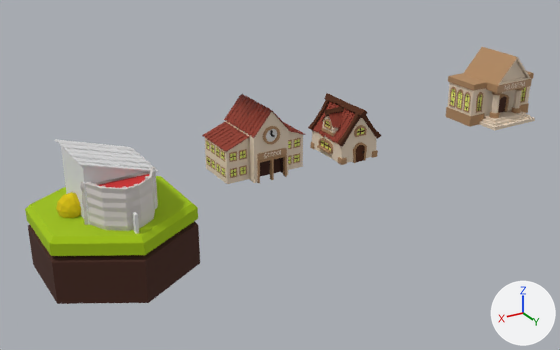
A saved change to the FBX model Assets/3D_assets/Batiments/Farm.fbx.
The view is the same before and after, from a 50 mm lens placed at (2.52, 8.01, 4.26), pointed at (-2.38, -0.15, 0.18). The axes (+X, +Y, +Z) are drawn at lower right. The lights are the same throughout. Where no turn or scale is listed for an object, it has been applied to the vertices.

Before the edit, the objects in view are built like this:
```python
ob_cube = bpy.data.objects.new('Cube', me_cube_015)
ob_cube.location = (-6.056, 0.0, 0.4)
ob_cube_001 = bpy.data.objects.new('Cube.001', me_cube_001)
ob_cube_001.location = (0.0, 0.0, 0.615)
ob_cube_002 = bpy.data.objects.new('Cube.002', me_cube_007)
ob_cube_002.location = (-0.001, 0.0, 1.013)
ob_ferme = bpy.data.objects.new('Ferme', me_cube_002)
ob_ferme.location = (0.0, 0.0, 0.4)
ob_house = bpy.data.objects.new('House', me_cube_006)
ob_house.location = (-3.304, 0.0, 0.4)
ob_plaine = bpy.data.objects.new('Plaine', me_cylinder)
ob_plaine.location = (0.0, 0.0, 0.4)
ob_school = bpy.data.objects.new('School', me_cube_021)
ob_school.location = (-1.961, 0.0, 0.4)
ob_échelle_de_perso = bpy.data.objects.new('échelle de perso', me_cube)
ob_échelle_de_perso.location = (0.014, 0.837, 0.477)
```
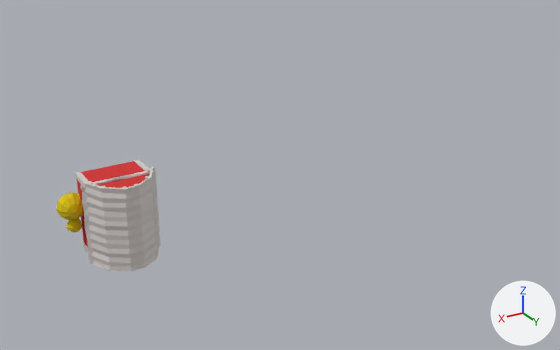
Commit message: Fixed farm+museum

Pixel boxes (x1, y1, x2, y2) of what changed, in the pictures (560 x 350 px):
'Plaine', deleted: before (25, 176, 200, 304)
    faces in mat_under_tile (brown #46261b): (28, 221, 200, 304)
    faces in mat_grass_plaine (green #a1c406): (25, 176, 198, 256)
'School', deleted: before (202, 94, 306, 184)
    faces in mat_home_wall (beige #e7d4be): (205, 112, 303, 184)
    faces in mat_home_roof (red #8f3d2e): (202, 94, 306, 152)
    faces in mat_home_brick (brown #b28a63): (206, 126, 301, 183)
    faces in mat_window (yellow #e1e770): (206, 139, 300, 177)
    faces in mat_under_tile (brown #46261b): (260, 158, 283, 176)
'Cube', deleted (brown): before (446, 47, 535, 131)
    faces in mat_home_brick (brown #b28a63): (446, 47, 534, 127)
    faces in mat_home_wall (beige #e7d4be): (447, 57, 535, 131)
    faces in mat_material (picture img_museum_png): (497, 79, 532, 93)
    faces in mat_window (yellow #e1e770): (451, 87, 526, 111)
'House', deleted: before (308, 93, 382, 165)
    faces in mat_home_wall (beige #e7d4be): (312, 116, 376, 163)
    faces in mat_wood (brown #50270d): (308, 93, 382, 162)
    faces in mat_home_roof (red #8f3d2e): (313, 102, 355, 143)
    faces in mat_home_brick (brown #b28a63): (310, 119, 378, 165)
'Cube.002', deleted: before (55, 139, 158, 172)
'Cube.001', deleted: before (61, 146, 156, 225)
'échelle de perso', deleted: before (132, 212, 139, 234)

Patch to the scene script:
```diff
--- a/Assets/3D_assets/Batiments/Farm.fbx.py
+++ b/Assets/3D_assets/Batiments/Farm.fbx.py
@@ ob_échelle_de_perso @@
-ob_échelle_de_perso = bpy.data.objects.new('échelle de perso', me_cube)
-ob_échelle_de_perso.location = (0.014, 0.837, 0.477)
@@ ob_house @@
-ob_house = bpy.data.objects.new('House', me_cube_006)
-ob_house.location = (-3.304, 0.0, 0.4)
@@ ob_cube_001 @@
-ob_cube_001 = bpy.data.objects.new('Cube.001', me_cube_001)
-ob_cube_001.location = (0.0, 0.0, 0.615)
@@ ob_plaine @@
-ob_plaine = bpy.data.objects.new('Plaine', me_cylinder)
-ob_plaine.location = (0.0, 0.0, 0.4)
@@ ob_cube @@
-ob_cube = bpy.data.objects.new('Cube', me_cube_015)
-ob_cube.location = (-6.056, 0.0, 0.4)
@@ ob_cube_002 @@
-ob_cube_002 = bpy.data.objects.new('Cube.002', me_cube_007)
-ob_cube_002.location = (-0.001, 0.0, 1.013)
@@ ob_school @@
-ob_school = bpy.data.objects.new('School', me_cube_021)
-ob_school.location = (-1.961, 0.0, 0.4)
```
